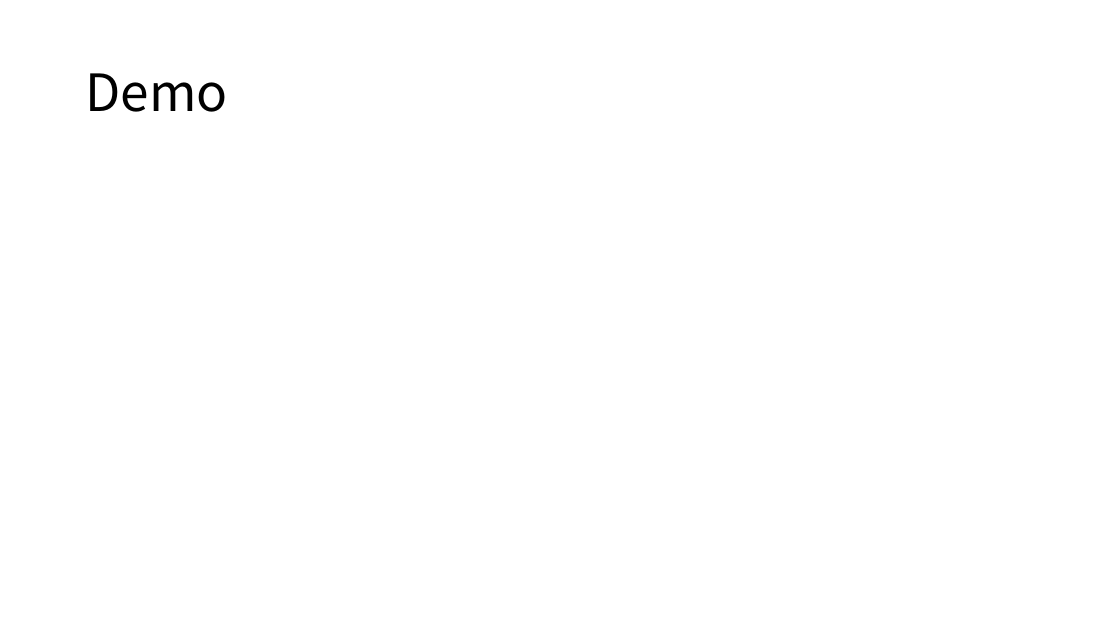
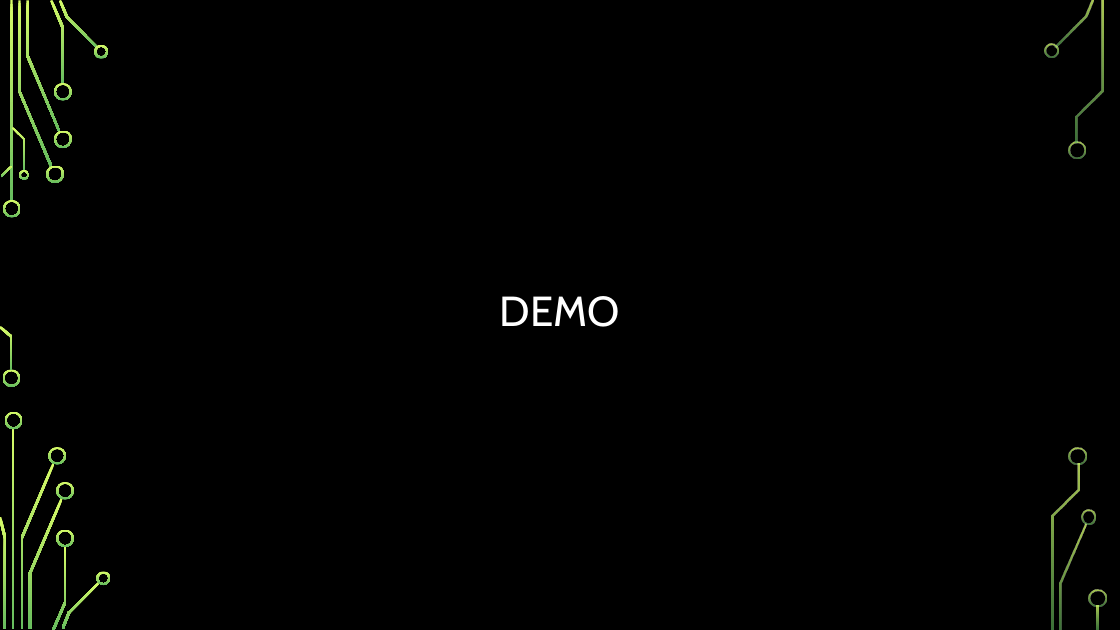
Before and after one commit to prism-river/killy, a slide deck: slide 2 of presentation/pre.pptx. Drawn at 1120x630 pixels with LibreOffice and Linux fonts; fonts in the diff are those of the drawing; background and template pictures are left out. Boxes give left, top, right and bottom in pixels: in the first picture for what was removed or moved away, otherwise in the second. Text is boxed around its words. In the diff, an @@ line names an element or a change of style, - is before the commit and + after.

```diff
--- a/presentation/pre.pptx
+++ b/presentation/pre.pptx
@@ background #FFFFFF to picture (left out) @@
@@ title at (500, 296, 620, 327): text changed; size 44 to 36 pt; font Noto Sans CJK SC to Cabin; text colour #000000 to #FFFFFF @@
-Demo
+DEMO
@@ group added at (0, 0, 1107, 630): 33 freeform shapes, 3 rectangles @@
```
Also in this commit, not shown: 5 other slides changed, 1 other file.
